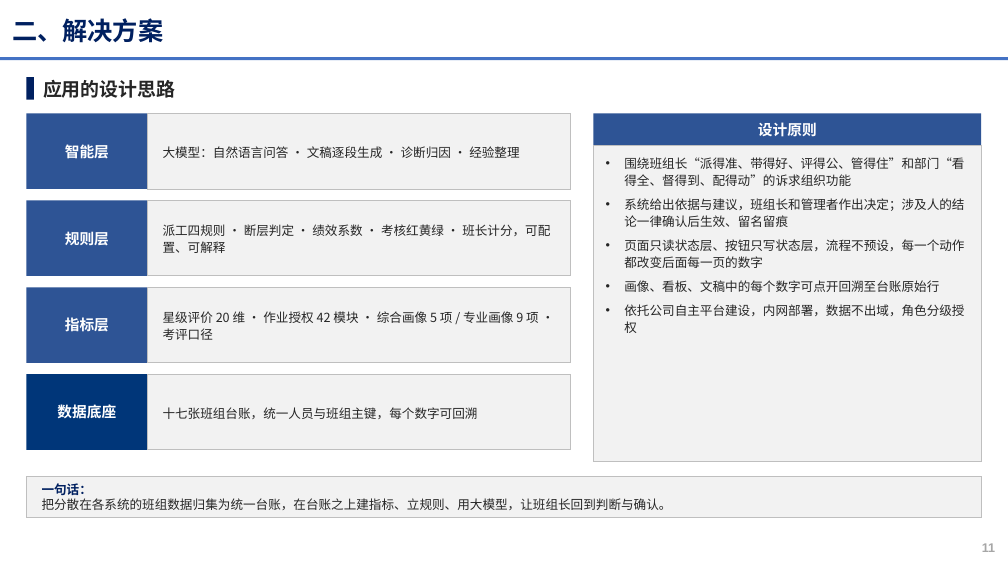
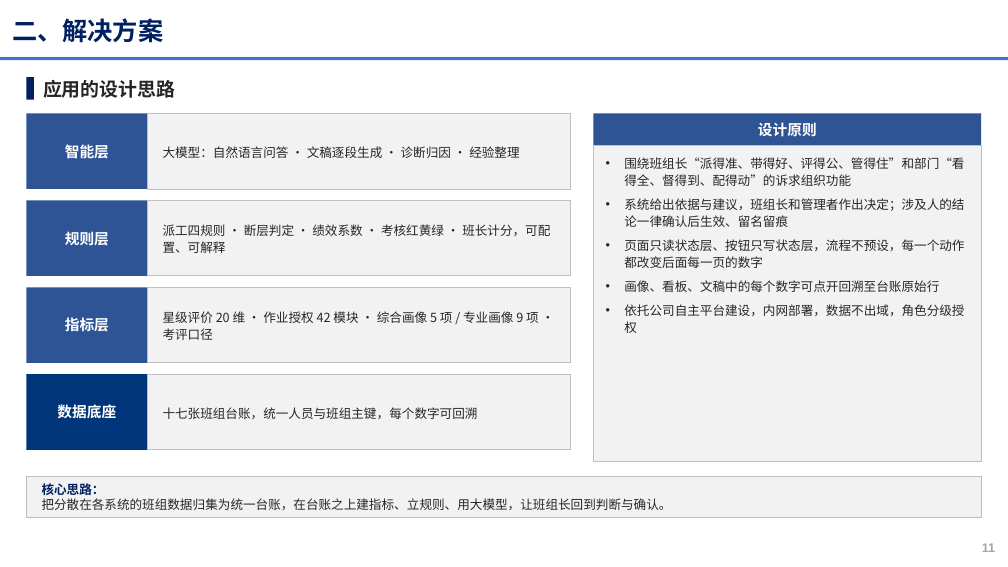
Before and after one commit to michael4949/-, a slide deck: slide 11 of xiaowatt/docs/正式交付物/申报PPT_高效班组管理助手_班组数字画像与班组长AI助手_V3.0.pptx. Drawn at 1008x567 pixels with LibreOffice and Linux fonts; fonts in the diff are those of the drawing; background and template pictures are left out. Boxes give left, top, right and bottom in pixels: in the first picture for what was removed or moved away, otherwise in the second. Text is boxed around its words. In the diff, an @@ line names an element or a change of style, - is before the commit and + after.

```diff
--- a/xiaowatt/docs/正式交付物/申报PPT_高效班组管理助手_班组数字画像与班组长AI助手_V3.0.pptx
+++ b/xiaowatt/docs/正式交付物/申报PPT_高效班组管理助手_班组数字画像与班组长AI助手_V3.0.pptx
@@ text at <box>42,483,105,495</box>: text changed @@
-一句话：
+核心思路：
```
Also in this commit, not shown: 9 other slides changed, 11 other files.
